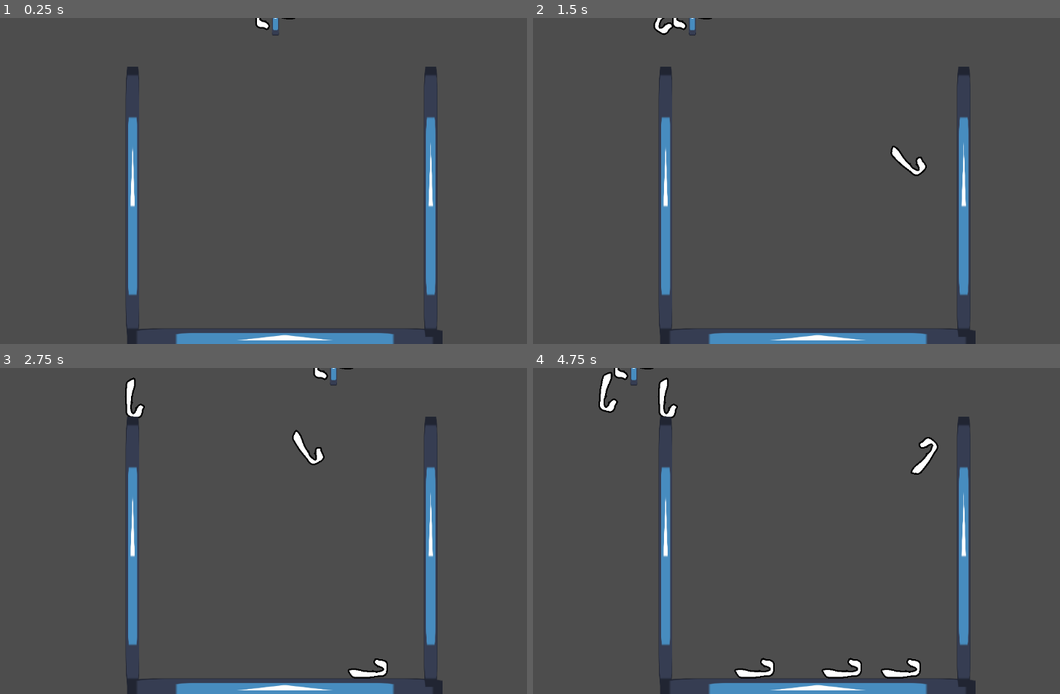
Above: before the commit, frames 1-4 (two rows, left to right).
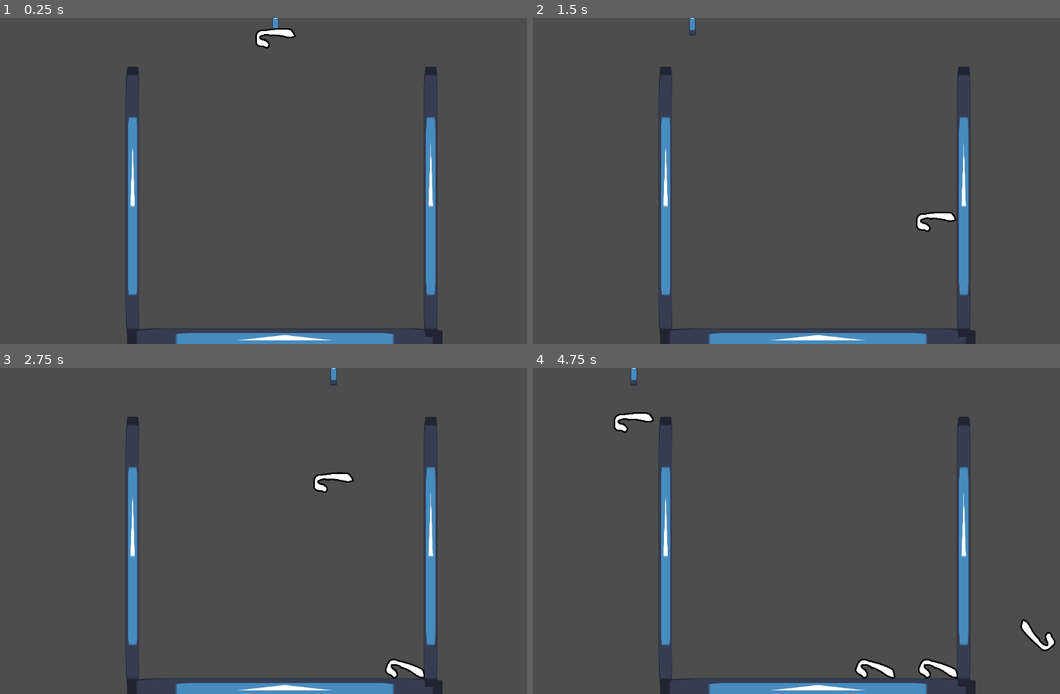
Above: after the commit, the same moments.

Repository: SnekOfSpice/jame-gam-christmas-2025
Game: Godot game, scene res://game.tscn
Same seed, same stepped clock (60 frames per second), same inputs: the game is played once before the commit and once after it. The engine's default icon, where the game draws it, is replaced by a stand-in: a white triangle on a blue panel in a dark square.
Inputs (mouse positions are in pixels of both pictures, inside the frame that each line leads up to):
- Up to frame 1 (0.25 s): no input
- Up to frame 2 (1.5 s): tap Enter at 0.5 s; move the mouse to (938, 164) at 0.52 s; click (938, 164) at 0.6 s; move the mouse to (691, 197) at 1.27 s; click (691, 197) at 1.35 s
- Up to frame 3 (2.75 s): move the mouse to (332, 459) at 2.02 s; click (332, 459) at 2.1 s
- Up to frame 4 (4.75 s): move the mouse to (780, 596) at 2.77 s; click (780, 596) at 2.85 s; move the mouse to (980, 579) at 3.52 s; click (980, 579) at 3.6 s; move the mouse to (633, 482) at 4.27 s; click (633, 482) at 4.35 s

The runs differ from the first frame. In frame 1, 0.3% of the frame differs, in the area x 48-57%, y 0-10%; in frame 2, 0.7%; in frame 3, 1.3%; in frame 4, 2.4%, in the area x 12-100%, y 0-96%.

Commit message:
cane droppable only after prev one landed

Diff:
--- a/candy_cane.tscn
+++ b/candy_cane.tscn
@@ -11,6 +11,8 @@
 
 [node name="RigidBody2D" type="RigidBody2D" parent="."]
 physics_material_override = SubResource("PhysicsMaterial_rtyf7")
+contact_monitor = true
+max_contacts_reported = 10
 
 [node name="Sprite" type="Sprite2D" parent="RigidBody2D"]
 scale = Vector2(0.08, 0.08)
--- a/game.tscn
+++ b/game.tscn
@@ -1,7 +1,7 @@
 [gd_scene load_steps=5 format=3 uid="uid://bowcur0pd4vpt"]
 
 [ext_resource type="Texture2D" uid="uid://c7v5h3cosic34" path="res://icon.svg" id="1_a0wko"]
-[ext_resource type="Script" path="res://grabber.gd" id="2_tch7n"]
+[ext_resource type="PackedScene" uid="uid://fjpcac0dkq78" path="res://grabber.tscn" id="2_qmh5h"]
 
 [sub_resource type="RectangleShape2D" id="RectangleShape2D_v8kdw"]
 size = Vector2(25, 516)
@@ -47,9 +47,4 @@
 [node name="CollisionShape2D" type="CollisionShape2D" parent="Container/Area2D2"]
 shape = SubResource("RectangleShape2D_v8kdw")
 
-[node name="Grabber" type="Node2D" parent="."]
-script = ExtResource("2_tch7n")
-
-[node name="Icon" type="Sprite2D" parent="Grabber"]
-scale = Vector2(0.111117, 0.545242)
-texture = ExtResource("1_a0wko")
+[node name="Grabber" parent="." instance=ExtResource("2_qmh5h")]
--- a/grabber.gd
+++ b/grabber.gd
@@ -3,15 +3,18 @@
 @onready
 var candy_cane_base = preload("res://candy_cane.tscn")
 var current_cane
+var cane_ready := false
+@onready
+var cane_parent = $CaneSpawnPoint
 
 func _ready() -> void:
 	spawn_cane()
 	pass
 
 func _input(event: InputEvent) -> void:
-	if InputMap.action_has_event("drop", event) and event.is_pressed():
+	if InputMap.action_has_event("drop", event) and event.is_pressed() and cane_ready:
+		cane_ready = false
 		current_cane.fall()
-		spawn_cane()
 
 
 func _process(delta: float) -> void:
@@ -21,4 +24,12 @@
 
 func spawn_cane() -> void:
 	current_cane = candy_cane_base.instantiate()
-	add_child(current_cane)
+	current_cane.get_child(0).body_entered.connect(on_cane_landed)
+	cane_parent.add_child(current_cane)
+	cane_ready = true
+
+func on_cane_landed(body: Node) -> void :
+	print("hewwo")
+	if !cane_ready:
+		print("spawning")
+		call_deferred("spawn_cane")
--- /dev/null
+++ b/grabber.tscn
@@ -0,0 +1,14 @@
+[gd_scene load_steps=3 format=3 uid="uid://fjpcac0dkq78"]
+
+[ext_resource type="Script" path="res://grabber.gd" id="1_cmbh8"]
+[ext_resource type="Texture2D" uid="uid://c7v5h3cosic34" path="res://icon.svg" id="2_vw4vp"]
+
+[node name="Grabber" type="Node2D"]
+script = ExtResource("1_cmbh8")
+
+[node name="Icon" type="Sprite2D" parent="."]
+scale = Vector2(0.111117, 0.545242)
+texture = ExtResource("2_vw4vp")
+
+[node name="CaneSpawnPoint" type="Node2D" parent="."]
+position = Vector2(0, 37)
